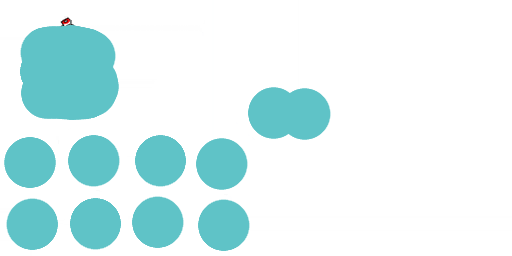
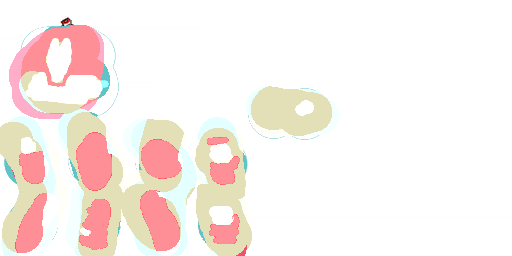
Layers edited between the first and the second 512 x 256 image:
added group "Seashell" with 4 layers above "Pale Horse" over box(0, 25, 339, 256)
added layer "OneBad.png copy #5" (divide) in group "Seashell" over box(0, 25, 339, 256)
added layer "OneBad.png copy #7" (saturation) in group "Seashell" over box(0, 25, 339, 256)
added layer "OneBad.png copy #6" (hue) in group "Seashell" over box(0, 25, 339, 256)
added layer "OldLady.png copy #1" in group "Seashell" over box(0, 25, 339, 256)
moved "OneBad.png copy #1" into group "Pale Horse" over box(4, 25, 331, 251)
moved "OneBad.png copy" into group "Pale Horse" over box(4, 25, 331, 251)
hid "OldLady.png" over box(0, 25, 339, 256)
